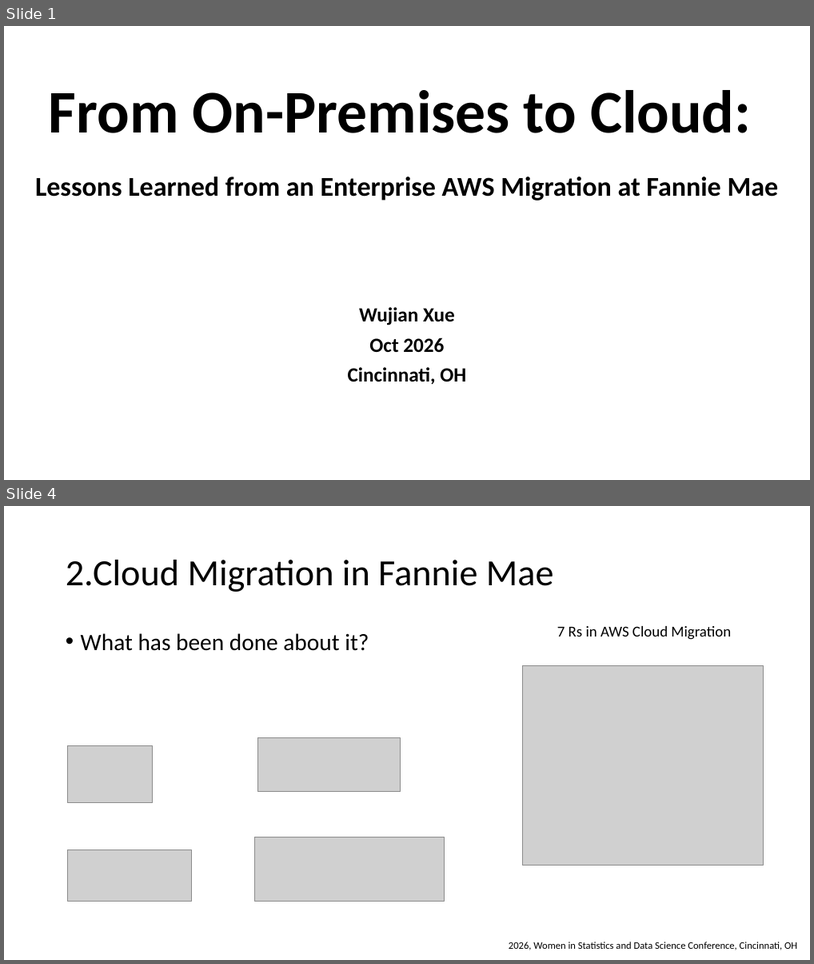
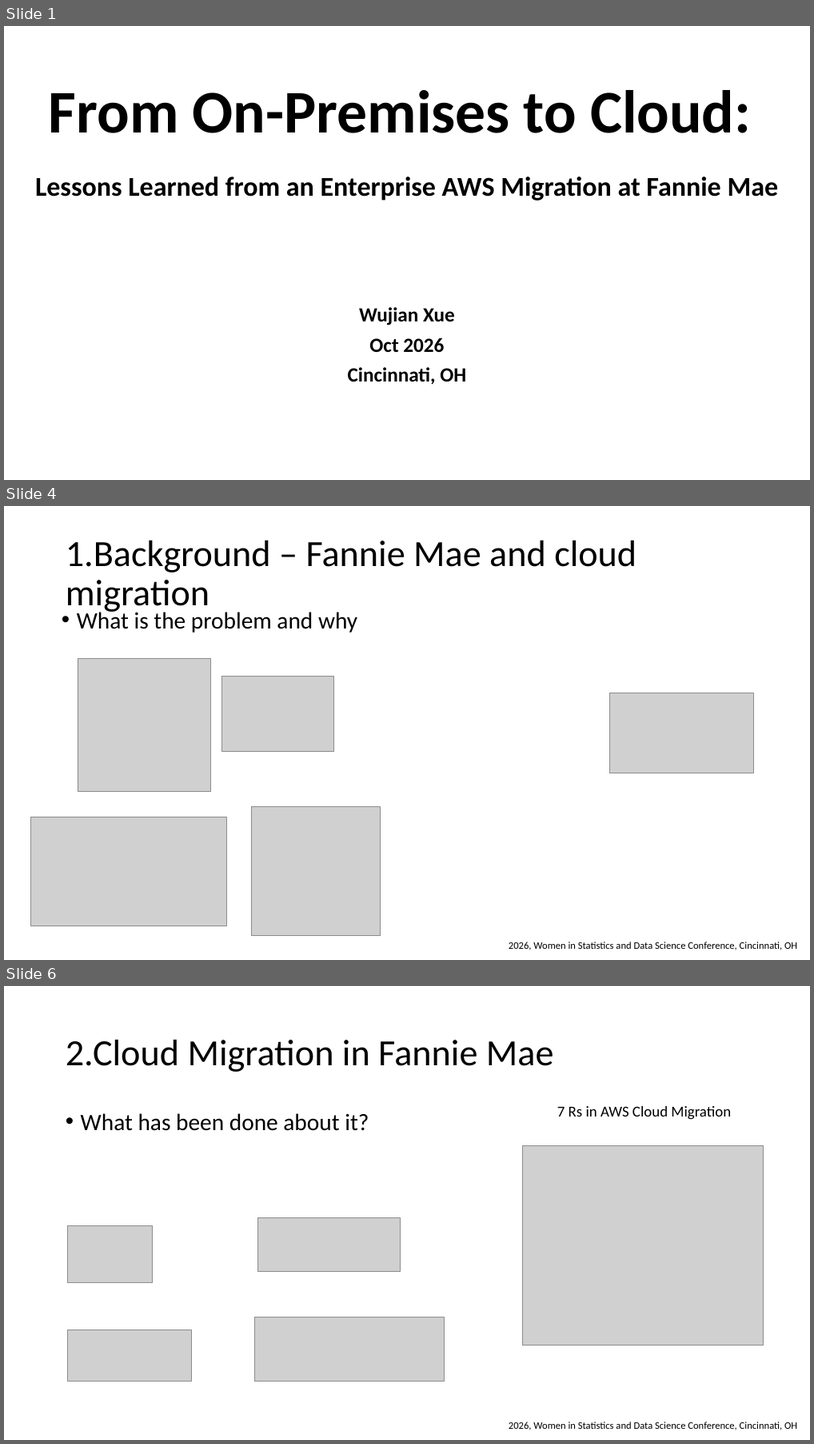
Before and after one commit to wx2123/WSDS-2026-OH, a slide deck: 2026 WSDS - Wujian Xue.pptx. Shown one above the other, each under a label of ours: slides 1 and 4 before the commit, slides 1, 4 and 6 after it; the slides between them are not shown. The pictures are 814x964 and 814x1444 pixels, drawn with LibreOffice and Linux fonts; fonts in the diff are those of the drawing; grey boxes stand for pictures. Boxes give left, top, right and bottom in pixels: in the first picture for what was removed or moved away, otherwise in the second. Text is boxed around its words. In the diff, an @@ line names an element or a change of style, - is before the commit and + after.

```diff
--- a/2026 WSDS - Wujian Xue.pptx
+++ b/2026 WSDS - Wujian Xue.pptx
@@ slide 4 added at box(4, 506, 810, 960), background #FFFFFF @@
@@ title added at box(66, 540, 637, 615), 44 pt, text #000000 @@
+1.Background – Fannie Mae and cloud migration
@@ text added at box(77, 608, 358, 632), 28 pt, text #000000 @@
+• What is the problem and why
@@ picture added at box(78, 659, 211, 792) @@
@@ picture added at box(222, 676, 334, 751) @@
@@ picture added at box(610, 693, 754, 772) @@
@@ picture added at box(30, 816, 226, 925) @@
@@ picture added at box(251, 806, 381, 936) @@
@@ text added at box(509, 941, 798, 950), 12 pt, text #000000 @@
+2026, Women in Statistics and Data Science Conference, Cincinnati, OH
@@ what was slide 4 is now slide 6 @@
```
Also in this commit, not shown: 4 slides changed, 1 other slide added, 1 other file.
